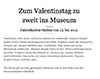
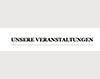
Revision of a layered 100×79 image; what changed, layer by layer:
added layer "Bildschirmfoto 2019-05-28 um 19.11.22" above "Bildschirmfoto 2019-05-28 um 19.10.49" over (3, 28, 94, 51)
hid "Layer 16" over (0, 4, 100, 78)
hid "Layer 15" over (0, 10, 100, 68)
hid "Layer 14" over (0, 0, 100, 79)
hid "Layer 13" over (0, 0, 100, 79)
hid "Bildschirmfoto 2019-05-22 um 17.28.30" over (0, 0, 100, 79)
hid "Bildschirmfoto 2019-05-22 um 15.49.10" over (0, 0, 100, 79)
hid "Layer 12" over (4, 5, 100, 73)
hid "Layer 11" over (0, 0, 100, 79)
